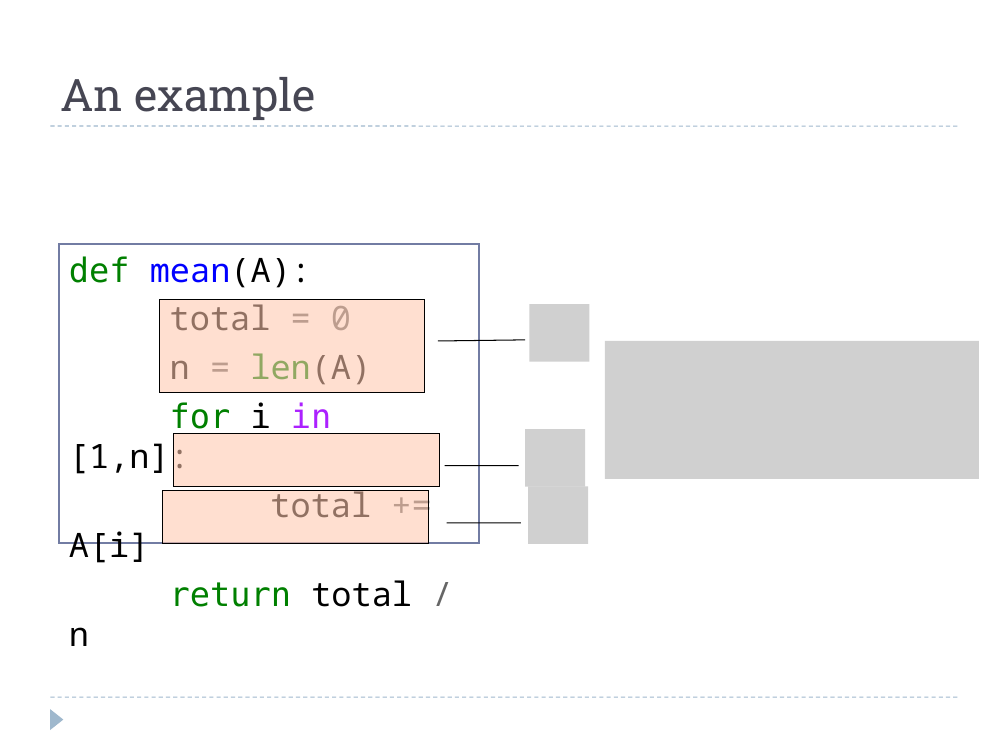
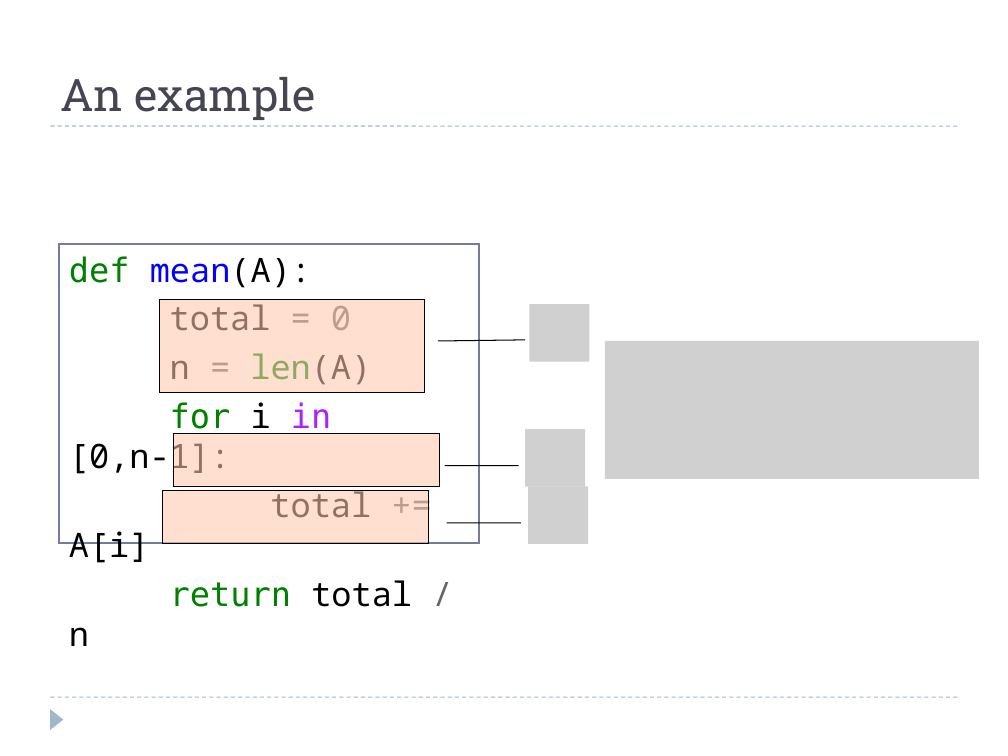
Before and after one commit to eldridgejm/dsc40b-2021-wi-public, a slide deck: slide 30 of published/lectures/01-intro/slides-wang.pptx. Drawn at 1008x756 pixels with LibreOffice and Linux fonts; fonts in the diff are those of the drawing; grey boxes stand for pictures. Boxes give left, top, right and bottom in pixels: in the first picture for what was removed or moved away, otherwise in the second. Text is boxed around its words. In the diff, an @@ line names an element or a change of style, - is before the commit and + after.

```diff
--- a/published/lectures/01-intro/slides-wang.pptx
+++ b/published/lectures/01-intro/slides-wang.pptx
@@ text in rectangle at [69, 402, 331, 478]: text changed @@
-for i in [1,n]:
+for i in [0,n-1]:
```
Also in this commit, not shown: 3 other slides changed, 1 other file.
